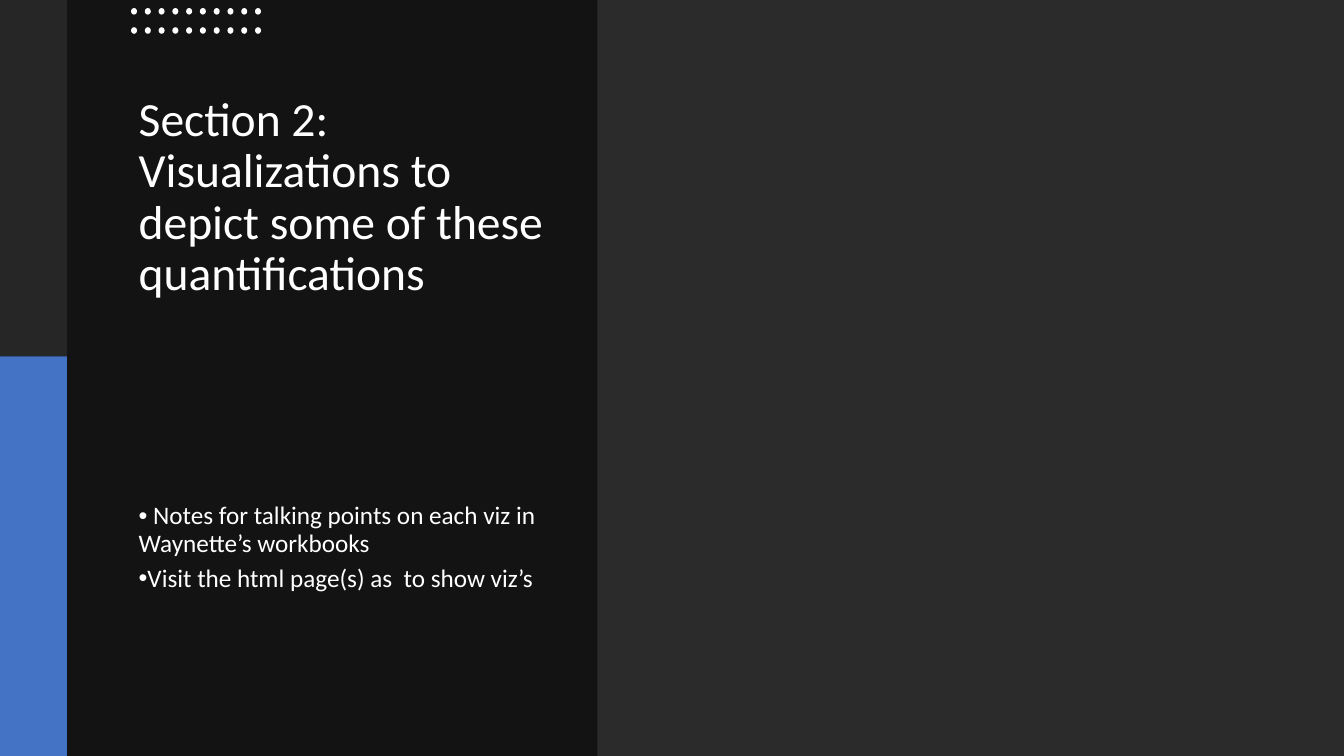
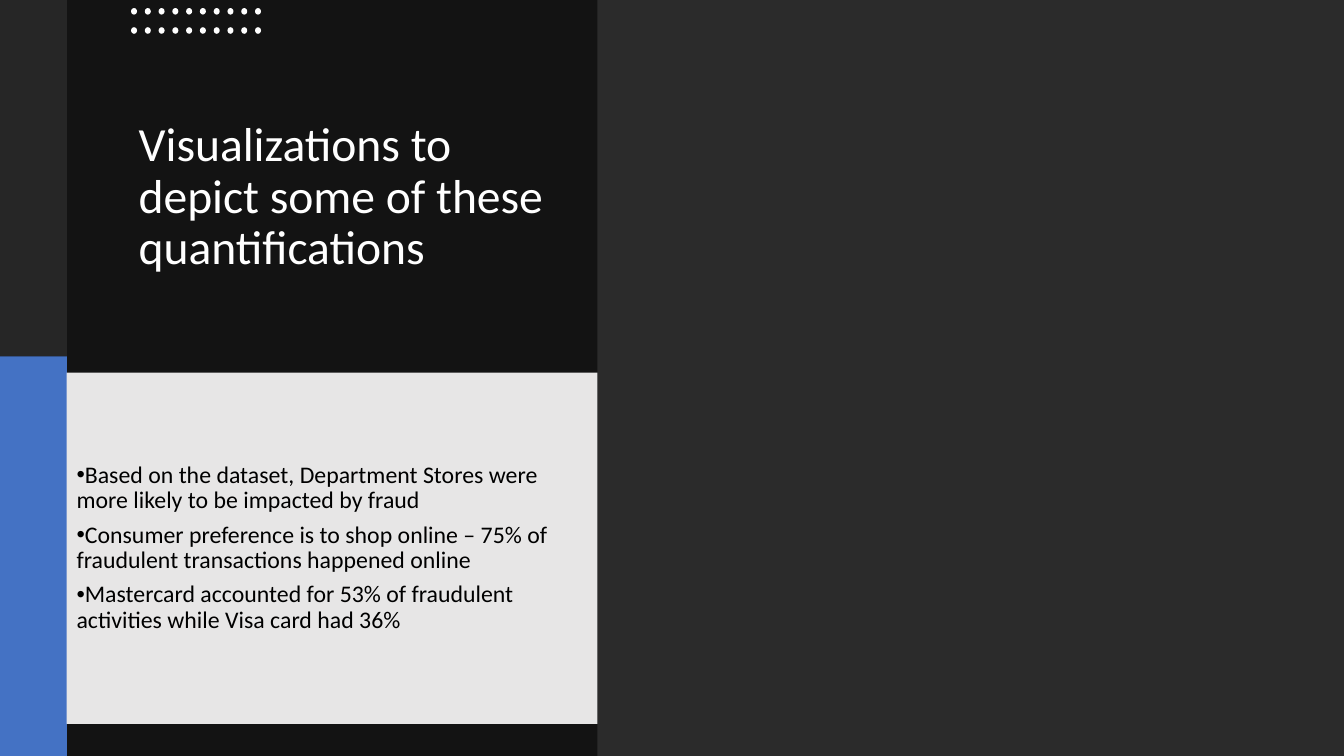
Before and after one commit to OP78142/UTSA-Bootcamp-Final, a slide deck: slide 4 of Predicting Credit Card Fraud_Template.pptx (slide 3 before the commit). Drawn at 1344x756 pixels with LibreOffice and Linux fonts; fonts in the diff are those of the drawing; background and template pictures are left out; a plain dark background stands for a picture behind light text. Boxes give left, top, right and bottom in pixels: in the first picture for what was removed or moved away, otherwise in the second. Text is boxed around its words. In the diff, an @@ line names an element or a change of style, - is before the commit and + after.

```diff
--- a/Predicting Credit Card Fraud_Template.pptx
+++ b/Predicting Credit Card Fraud_Template.pptx
@@ text at <box>139,128,543,272</box>: text changed @@
-Section 2: Visualizations to depict some of these quantifications
+Visualizations to depict some of these quantifications
@@ rectangle "Based on the dataset, Department ...": place and size @@
-rectangle "Based on the dataset, Department ..." at <box>139,506,535,592</box>
+rectangle "Based on the dataset, Department ..." at <box>67,373,598,724</box>
@@ rectangle "Based on the dataset, Department ..." at <box>67,373,598,724</box>: fill none to #E7E6E6 @@
@@ text in rectangle at <box>77,466,547,628</box>: text changed; size 18 to 17 pt; text colour #FFFFFF to #000000 @@
-• Notes for talking points on each viz in Waynette’s workbooks
-• Visit the html page(s) as to show viz’s
+• Based on the dataset, Department Stores were more likely to be impacted by fraud
+• Consumer preference is to shop online – 75% of fraudulent transactions happened online
+• Mastercard accounted for 53% of fraudulent activities while Visa card had 36%
```
Also in this commit, not shown: 5 other slides changed, 6 other files.
